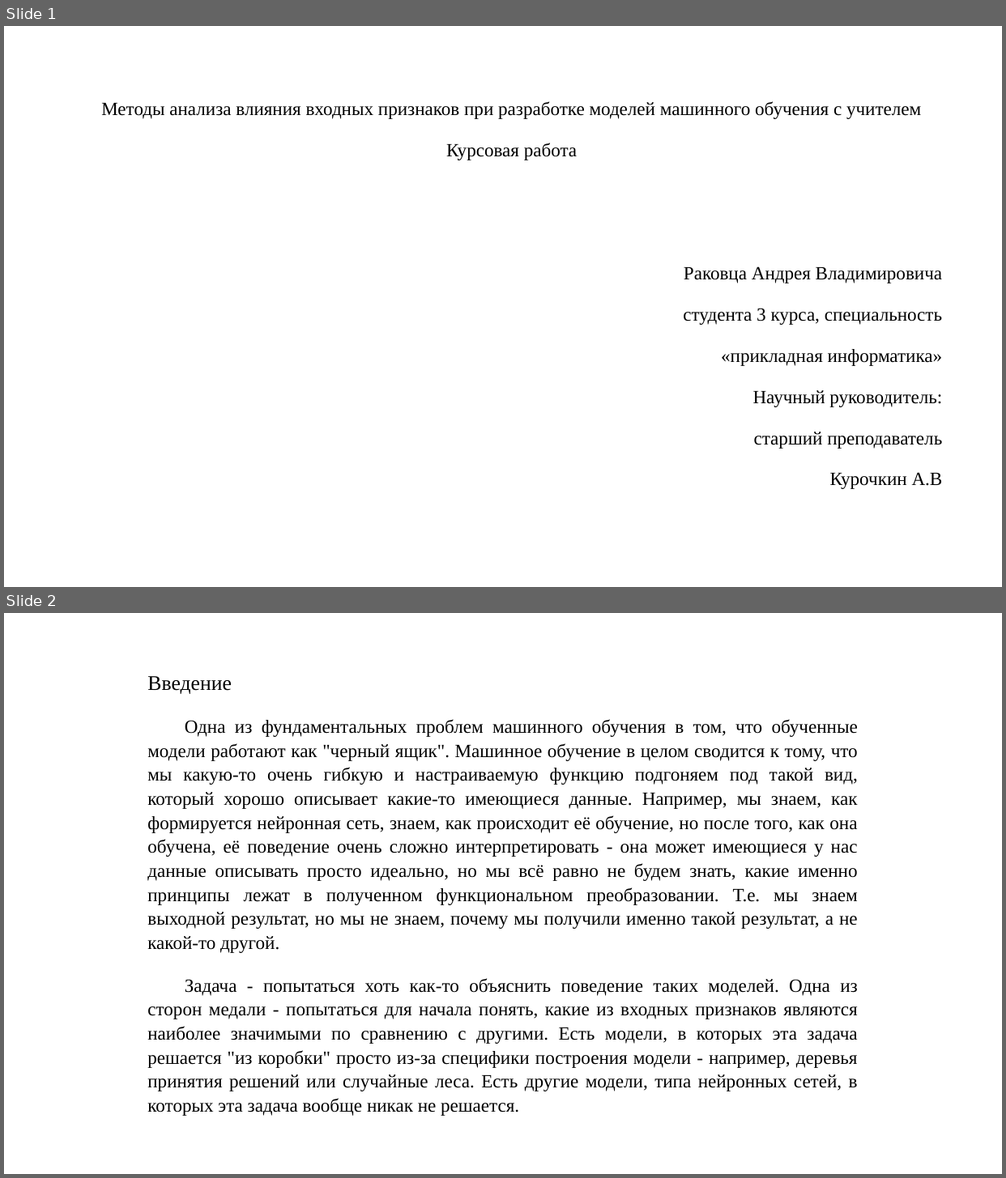
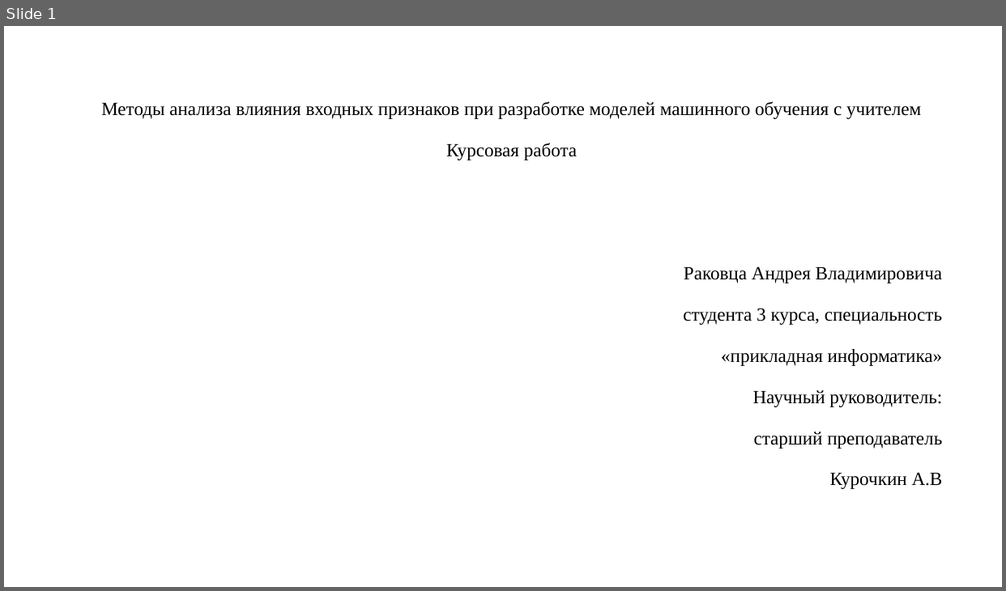
Before and after one commit to ghbdtncjctl/kkkkk, a slide deck: Методы анализа влияния входных признаков при разработке моделей.pptx. Shown one above the other, each under a label of ours: slides 1 and 2 before the commit, slide 1 after it. The pictures are 1006x1178 and 1006x591 pixels, drawn with LibreOffice and Linux fonts; fonts in the diff are those of the drawing. Boxes give left, top, right and bottom in pixels: in the first picture for what was removed or moved away, otherwise in the second. Text is boxed around its words. In the diff, an @@ line names an element or a change of style, - is before the commit and + after.

```diff
--- a/Методы анализа влияния входных признаков при разработке моделей.pptx
+++ b/Методы анализа влияния входных признаков при разработке моделей.pptx
@@ slide 2 removed at box(4, 613, 1002, 1174), background #FFFFFF @@
@@ text removed at box(147, 676, 858, 1116) @@
-Введение
-Одна из фундаментальных проблем машинного обучения в том, что обученные модели работают как "черный ящик". Машинное обучение в целом сводится к тому, что мы какую-то очень гибкую и настраиваемую функцию подгоняем под такой вид, который хорошо описывает какие-то имеющиеся данные. Например, мы знаем, как формируется нейронная сеть, знаем, как происходит её обучение, но после того, как она обучена, её поведение очень сложно интерпретировать - она может имеющиеся у нас данные описывать просто идеально, но мы всё равно не будем знать, какие именно принципы лежат в полученном функциональном преобразовании. Т.е. мы знаем выходной результат, но мы не знаем, почему мы получили именно такой результат, а не какой-то другой.
-Задача - попытаться хоть как-то объяснить поведение таких моделей. Одна из сторон медали - попытаться для начала понять, какие из входных признаков являются наиболее значимыми по сравнению с другими. Есть модели, в которых эта задача решается "из коробки" просто из-за специфики построения модели - например, деревья принятия решений или случайные леса. Есть другие модели, типа нейронных сетей, в которых эта задача вообще никак не решается.
```
Also in this commit, not shown: 1 slide changed, 1 slide added, 11 other files.
